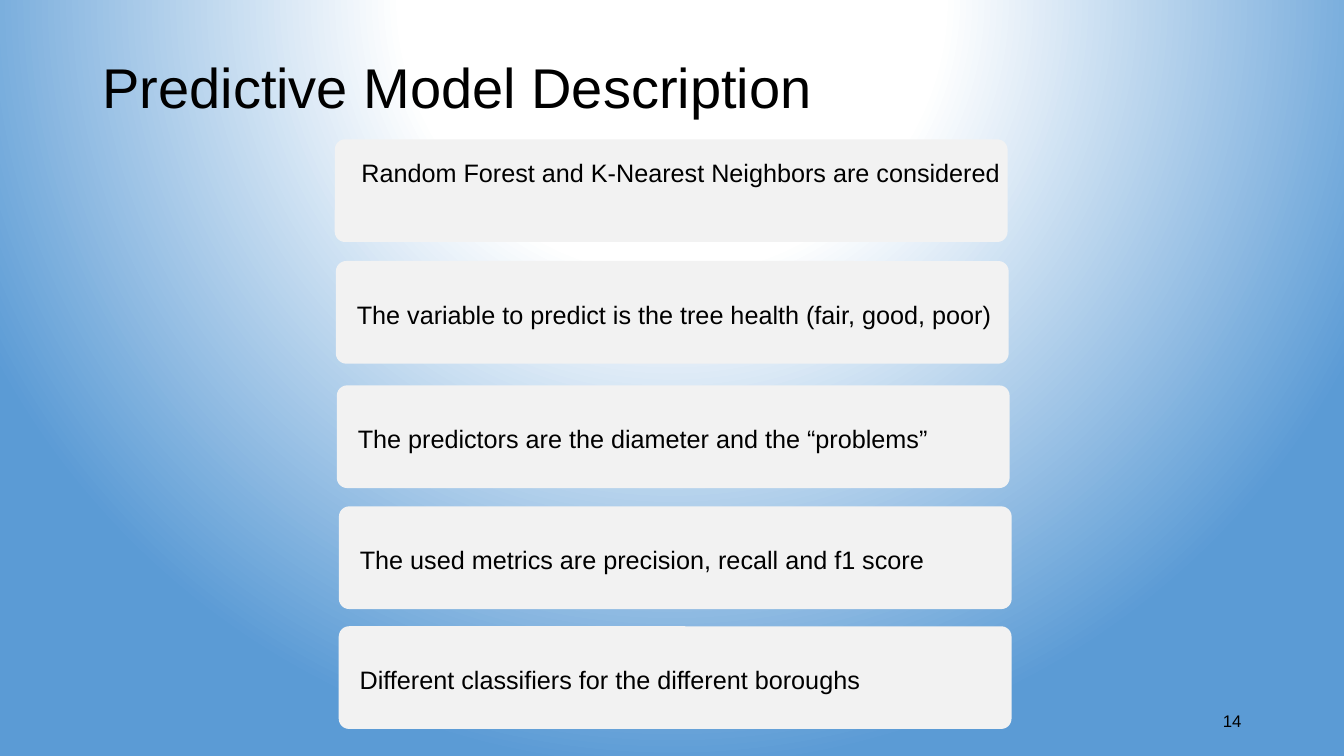
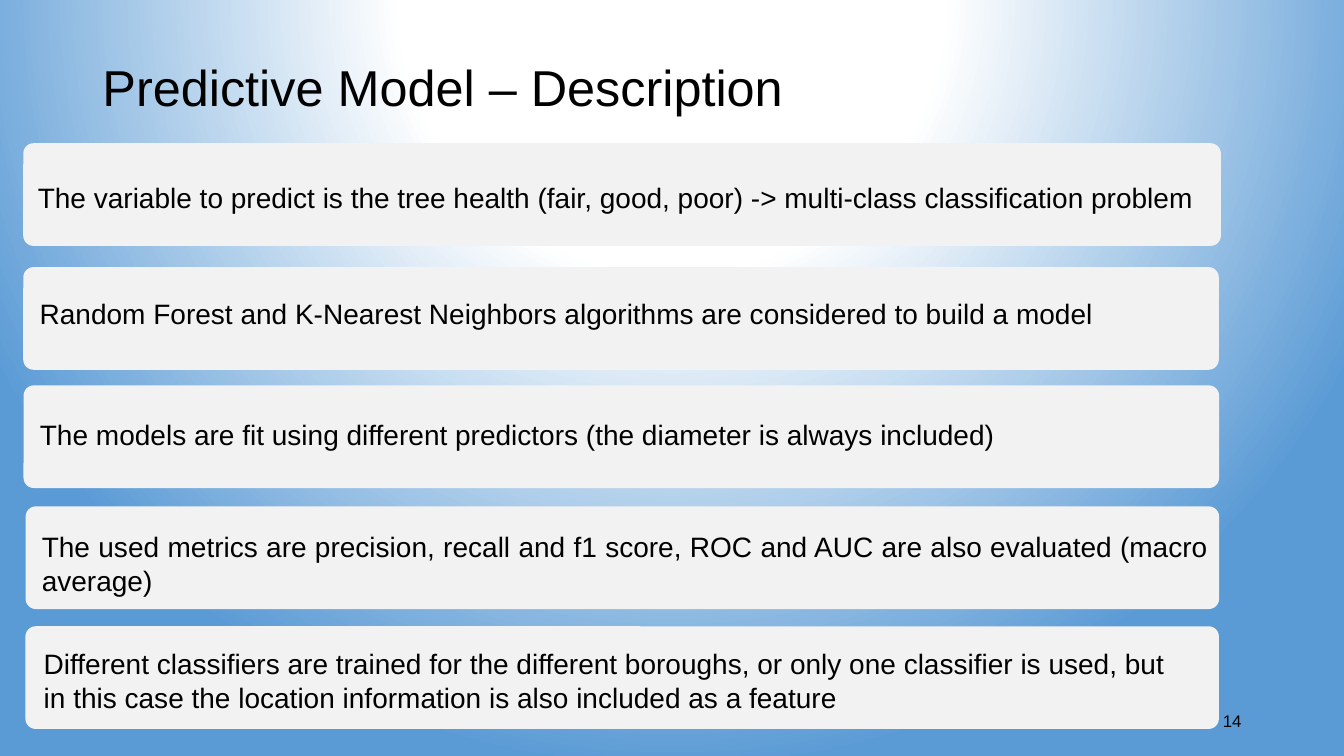
Before and after one commit to aspds18/Springboard_capstone1, a slide deck: slide 14 of Capstone1_presentation.pptx. Drawn at 1344x756 pixels with LibreOffice and Linux fonts; fonts in the diff are those of the drawing. Boxes give left, top, right and bottom in pixels: in the first picture for what was removed or moved away, otherwise in the second. Text is boxed around its words. In the diff, an @@ line names an element or a change of style, - is before the commit and + after.

```diff
--- a/Capstone1_presentation.pptx
+++ b/Capstone1_presentation.pptx
@@ title at bbox=[102, 66, 783, 116]: text changed; size 40 to 36 pt @@
-Predictive Model Description
+Predictive Model – Description
@@ rounded rectangle: place and size @@
-rounded rectangle at bbox=[336, 261, 1008, 364]
+rounded rectangle at bbox=[23, 143, 1221, 246]
@@ text at bbox=[38, 187, 1192, 213]: text changed; size 18 to 20 pt @@
-The variable to predict is the tree health (fair, good, poor)
+The variable to predict is the tree health (fair, good, poor) -> multi-class classification problem
@@ rounded rectangle: place and size @@
-rounded rectangle at bbox=[335, 139, 1007, 242]
+rounded rectangle at bbox=[23, 267, 1219, 370]
@@ text at bbox=[40, 303, 1092, 329]: text changed; size 18 to 20 pt @@
-Random Forest and K-Nearest Neighbors are considered
+Random Forest and K-Nearest Neighbors algorithms are considered to build a model
@@ rounded rectangle: place and size @@
-rounded rectangle at bbox=[337, 385, 1009, 488]
+rounded rectangle at bbox=[23, 385, 1219, 488]
@@ text at bbox=[40, 424, 994, 450]: text changed; size 18 to 20 pt @@
-The predictors are the diameter and the “problems”
+The models are fit using different predictors (the diameter is always included)
@@ rounded rectangle: place and size @@
-rounded rectangle at bbox=[339, 506, 1011, 609]
+rounded rectangle at bbox=[25, 506, 1219, 609]
@@ text at bbox=[42, 536, 1207, 596]: text changed; size 18 to 20 pt @@
-The used metrics are precision, recall and f1 score
+The used metrics are precision, recall and f1 score, ROC and AUC are also evaluated (macro average)
@@ rounded rectangle: place and size @@
-rounded rectangle at bbox=[339, 626, 1011, 729]
+rounded rectangle at bbox=[25, 626, 1219, 729]
@@ text at bbox=[44, 653, 1164, 709]: text changed; size 18 to 20 pt @@
-Different classifiers for the different boroughs
+Different classifiers are trained for the different boroughs, or only one classifier is used, but in this case the location information is also included as a feature
```
Also in this commit, not shown: 14 other slides changed, 7 slides added.
